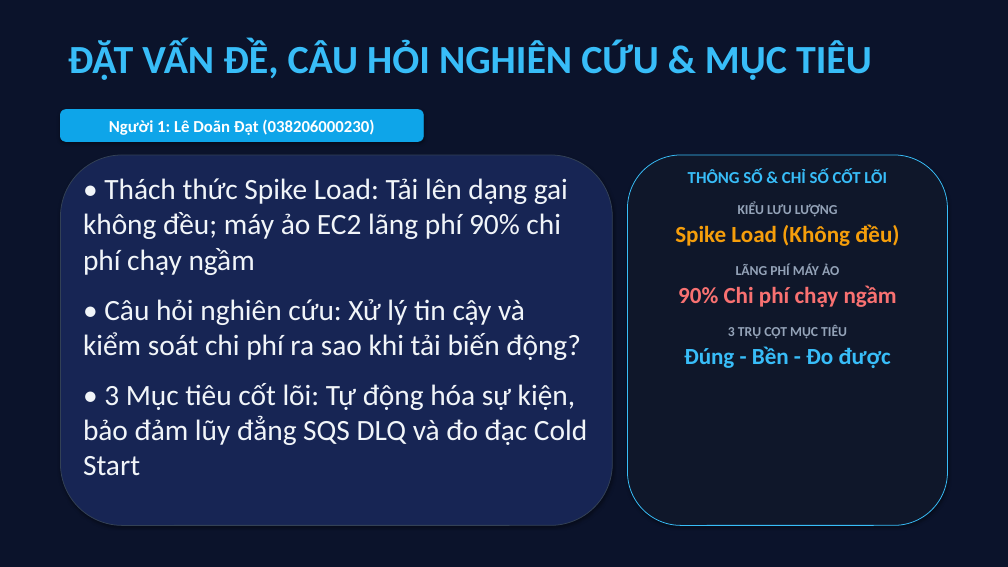
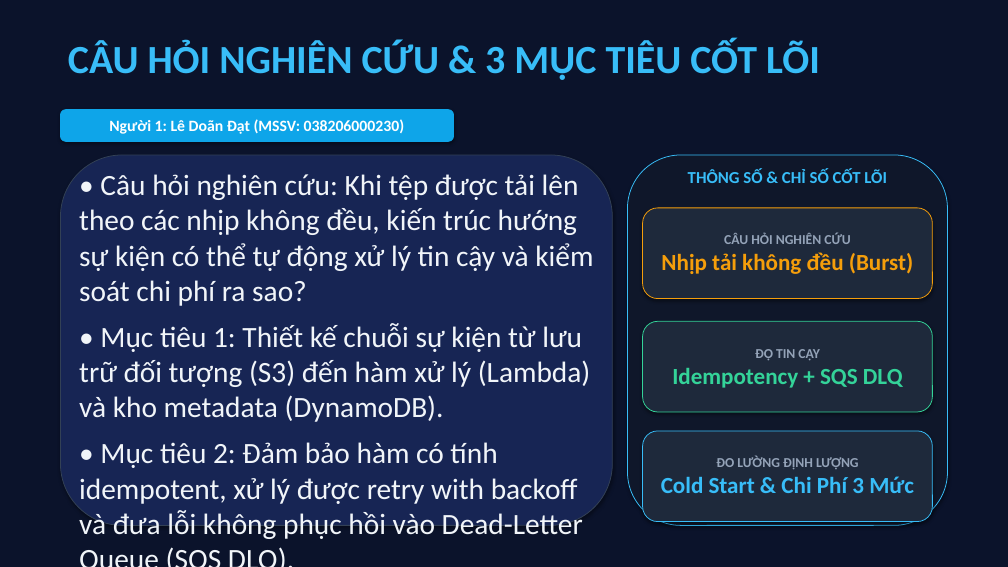
Before and after one commit to datdanghoccode/DTDM_XuLyAnh_Serverless, a slide deck: slide 3 of docs/DTDM_ThuyetTrinh_DeTai9.pptx. Drawn at 1008x567 pixels with LibreOffice and Linux fonts; fonts in the diff are those of the drawing. Boxes give left, top, right and bottom in pixels: in the first picture for what was removed or moved away, otherwise in the second. Text is boxed around its words. In the diff, an @@ line names an element or a change of style, - is before the commit and + after.

Commit message:
feat: finalize 13-slide academic presentation with verbatim syllabus alignment and 3-member split

```diff
--- a/docs/DTDM_ThuyetTrinh_DeTai9.pptx
+++ b/docs/DTDM_ThuyetTrinh_DeTai9.pptx
@@ text at (68,40,820,80): text changed @@
-ĐẶT VẤN ĐỀ, CÂU HỎI NGHIÊN CỨU & MỤC TIÊU
+CÂU HỎI NGHIÊN CỨU & 3 MỤC TIÊU CỐT LÕI
@@ rounded rectangle "Người 1: Lê Doãn Đạt ...": place and size @@
-rounded rectangle "Người 1: Lê Doãn Đạt ..." at (60,110,423,141)
+rounded rectangle "Người 1: Lê Doãn Đạt ..." at (60,110,454,141)
@@ text in rounded rectangle at (109,119,405,134): text changed; size 16 to 15 pt @@
-Người 1: Lê Doãn Đạt (038206000230)
+Người 1: Lê Doãn Đạt (MSSV: 038206000230)
@@ text at (79,174,593,541): text changed @@
-• Thách thức Spike Load: Tải lên dạng gai không đều; máy ảo EC2 lãng phí 90% chi phí chạy ngầm
-• Câu hỏi nghiên cứu: Xử lý tin cậy và kiểm soát chi phí ra sao khi tải biến động?
-• 3 Mục tiêu cốt lõi: Tự động hóa sự kiện, bảo đảm lũy đẳng SQS DLQ và đo đạc Cold Start
+• Câu hỏi nghiên cứu: Khi tệp được tải lên theo các nhịp không đều, kiến trúc hướng sự kiện có thể tự động xử lý tin cậy và kiểm soát chi phí ra sao?
+• Mục tiêu 1: Thiết kế chuỗi sự kiện từ lưu trữ đối tượng (S3) đến hàm xử lý (Lambda) và kho metadata (DynamoDB).
+• Mục tiêu 2: Đảm bảo hàm có tính idempotent, xử lý được retry with backoff và đưa lỗi không phục hồi vào Dead-Letter Queue (SQS DLQ).
+• Mục tiêu 3: Đo cold start, độ trễ đầu cuối (p50, p95) và ước tính chi phí theo số lượng sự kiện cho ba mức tải.
@@ text "THÔNG SỐ & CHỈ SỐ ..." at (688,169,887,183): less space between paragraphs @@
@@ rounded rectangle added at (643,208,932,299), fill #1E293B, outline #F59E0B 0.75 pt, 22 pt, text #F59E0B, bold @@
+CÂU HỎI NGHIÊN CỨU
+Nhịp tải không đều (Burst)
@@ text at (675,203,899,368): paragraphs removed @@
-KIỂU LƯU LƯỢNG
-Spike Load (Không đều)
-LÃNG PHÍ MÁY ẢO
-90% Chi phí chạy ngầm
-3 TRỤ CỘT MỤC TIÊU
-Đúng - Bền - Đo được
@@ rounded rectangle added at (643,321,932,412), fill #1E293B, outline #34D399 0.75 pt, 22 pt, text #34D399, bold @@
+ĐỘ TIN CẬY
+Idempotency + SQS DLQ
@@ rounded rectangle added at (643,431,932,522), fill #1E293B, outline #38BDF8 0.75 pt, 22 pt, text #38BDF8, bold @@
+ĐO LƯỜNG ĐỊNH LƯỢNG
+Cold Start & Chi Phí 3 Mức
```
Also in this commit, not shown: 8 other slides changed, 4 slides added, 4 slides removed, 3 other files.
